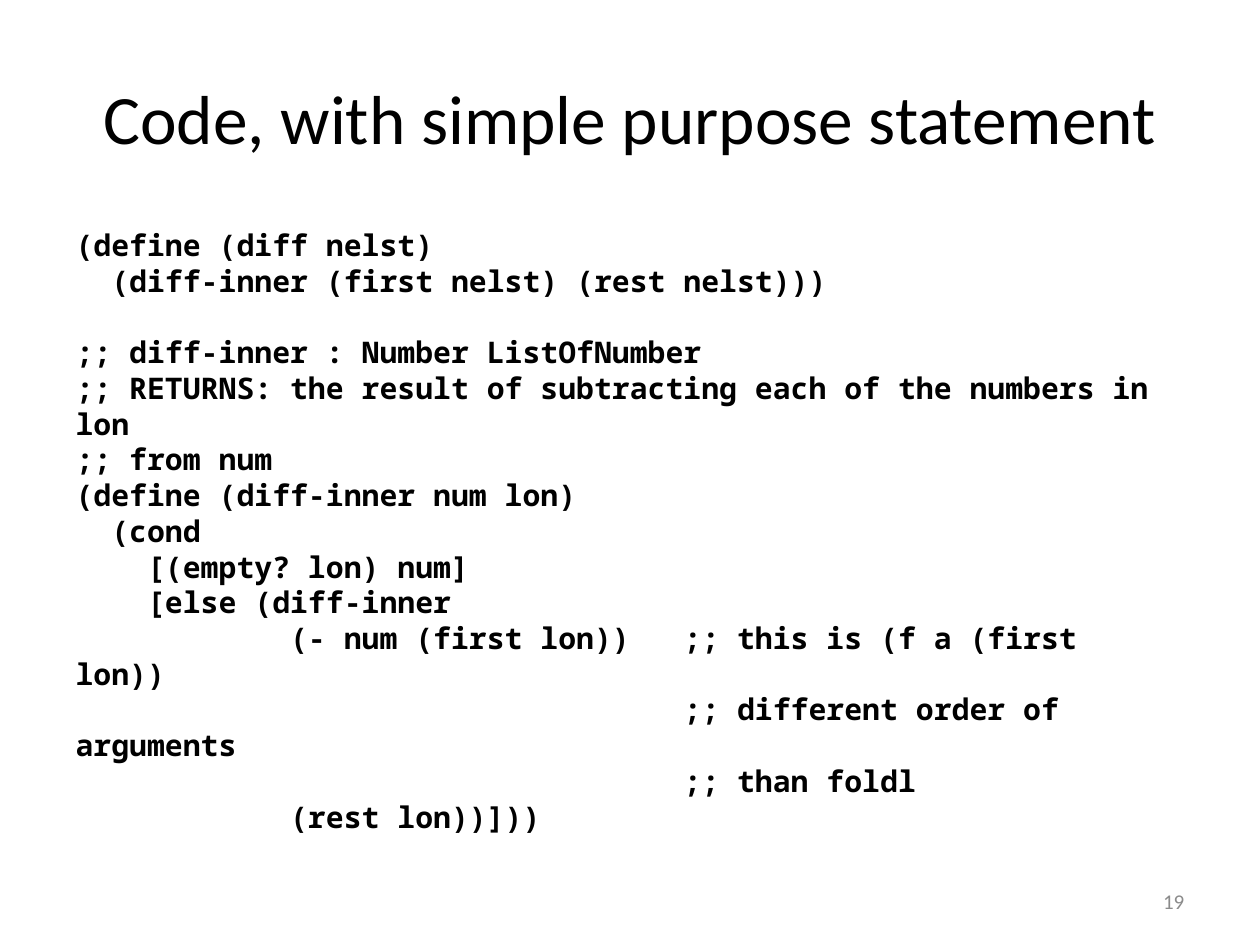
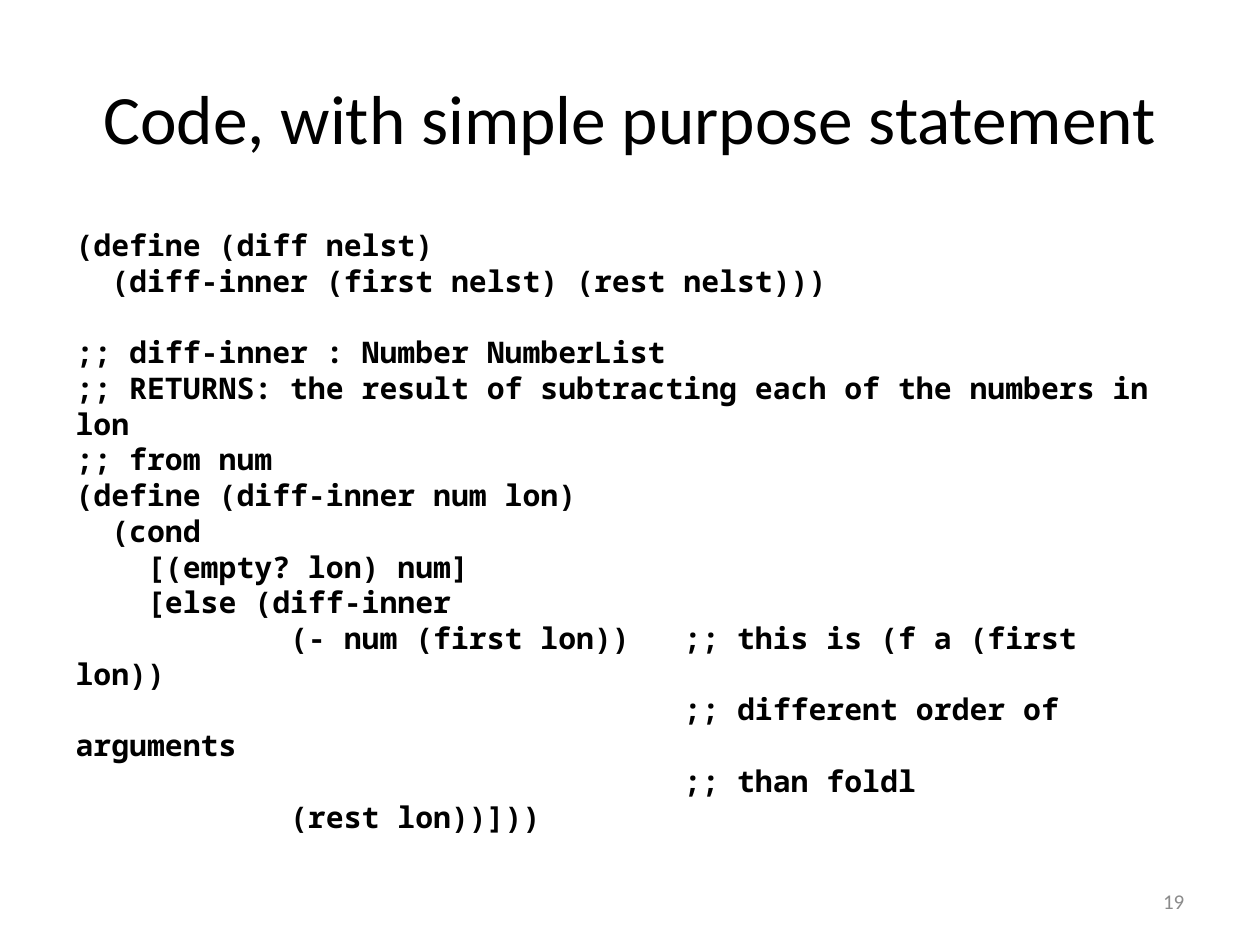
Before and after one commit to mwand/cs5010f17, a slide deck: slide 19 of Slides/Lesson 7.5 Foldr and Foldl.pptx. Drawn at 1260x945 pixels with LibreOffice and Linux fonts; fonts in the diff are those of the drawing. Boxes give left, top, right and bottom in pixels: in the first picture for what was removed or moved away, otherwise in the second. Text is boxed around its words. In the diff, an @@ line names an element or a change of style, - is before the commit and + after.

```diff
--- a/Slides/Lesson 7.5 Foldr and Foldl.pptx
+++ b/Slides/Lesson 7.5 Foldr and Foldl.pptx
@@ text at (129, 340, 666, 364): text changed @@
-;; diff-inner : Number ListOfNumber
+;; diff-inner : Number NumberList
```
Also in this commit, not shown: 5 other slides changed, 14 other files.
